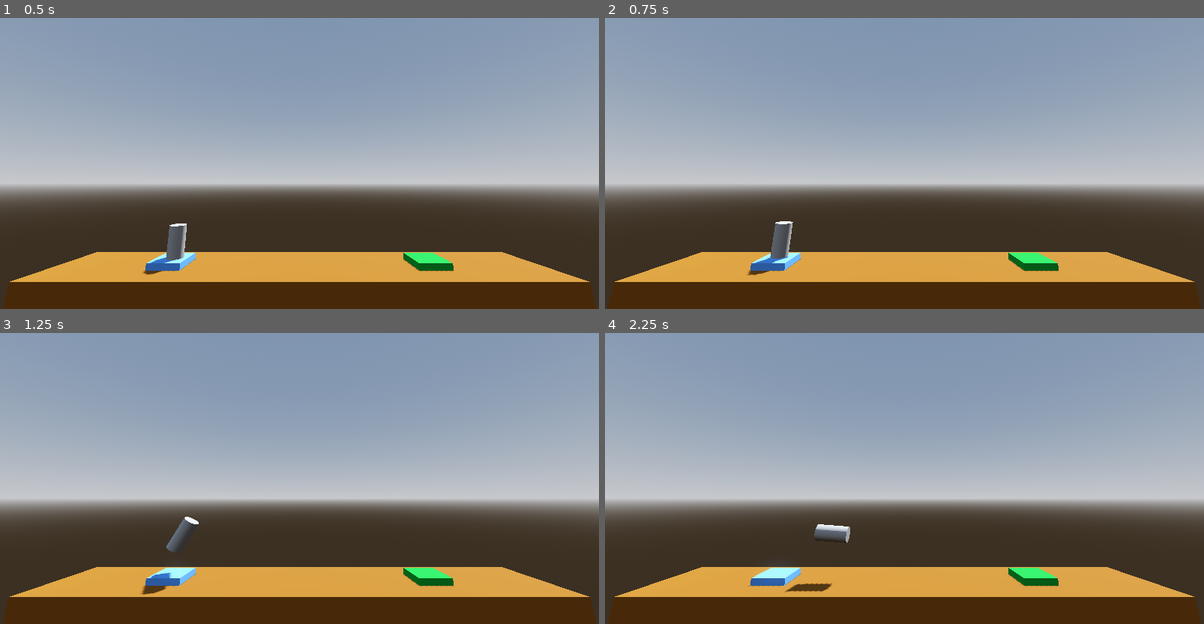
Above: before the commit, frames 1-4 (two rows, left to right).
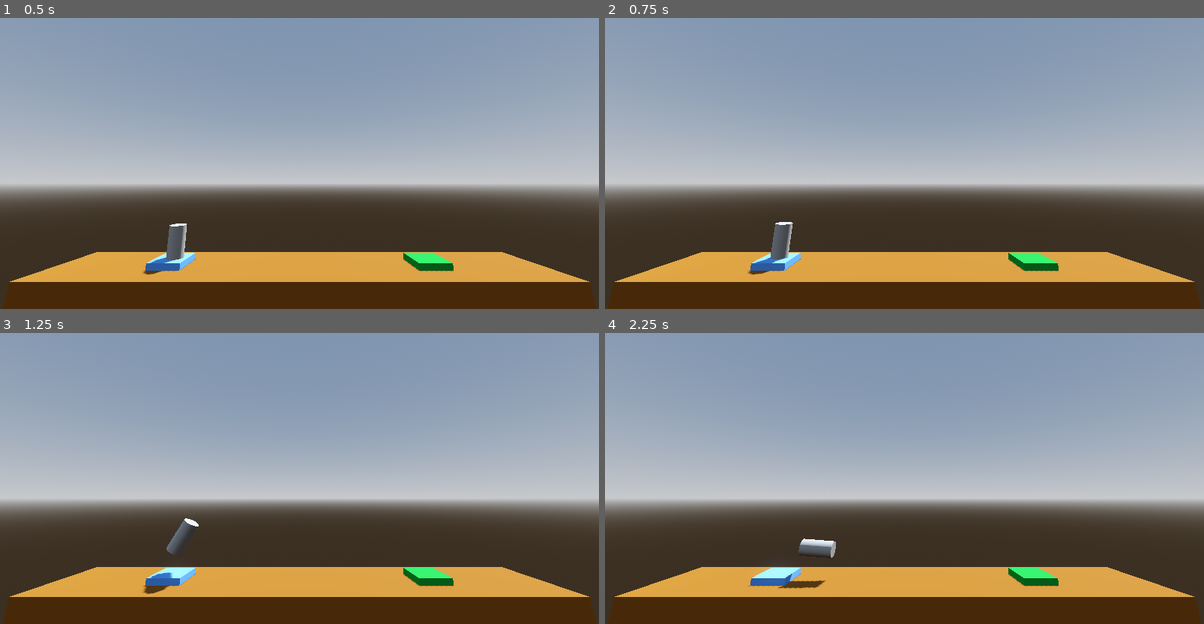
Above: after the commit, the same moments.

Repository: Velcronator/ProjectBoostGodot
Game: Godot game, scene res://Level/level.tscn
Two runs of this game, one before a commit and one after it. Both use one fixed random seed, a clock stepped at 60 frames per second and the inputs below. This scene is started directly instead of the project's main scene.
Inputs:
- Up to frame 1 (0.5 s): no input
- Up to frame 2 (0.75 s): tap Enter (ui_accept) at 0.5 s; hold Right (ui_right) from 0.53 s (still down); hold Space (boost, bound only after the commit) from 0.53 s (still down)
- Up to frame 3 (1.25 s): keep holding Right (ui_right); keep holding Space (boost, bound only after the commit); tap Enter (ui_accept) at 0.77, 0.8, 1.07 s
- Up to frame 4 (2.25 s): release Space (boost, bound only after the commit) at 1.28 s; tap Enter (ui_accept) at 1.35, 1.52, 1.82 s; tap Space (boost, bound only after the commit) at 1.55 s; release Right (ui_right) at 2.03 s; hold Left (ui_left) from 2.03 s (still down); hold Space (boost, bound only after the commit) from 2.03 s (still down)

Frame 1 is identical in both runs. In frame 2, less than 0.1% of the frame differs, in the area x 23-32%, y 69-89%; in frame 3, less than 0.1%; in frame 4, 0.8%, in the area x 28-41%, y 65-90%.

Commit message:
The Input Map

Diff:
--- a/Level/Player.gd
+++ b/Level/Player.gd
@@ -1,11 +1,11 @@
 extends RigidBody3D
 
 func _process(delta: float) -> void:
-	if Input.is_action_pressed("ui_accept"):
+	if Input.is_action_pressed("boost"):
 		apply_central_force(basis.y * delta * 1000.0)
 
-	if Input.is_action_pressed("ui_left"):
+	if Input.is_action_pressed("rotate_left"):
 		apply_torque(Vector3(0,0,100 * delta))
 
-	if Input.is_action_pressed("ui_right"):
+	if Input.is_action_pressed("rotate_right"):
 		apply_torque(Vector3(0,0,-100 * delta))
--- a/project.godot
+++ b/project.godot
@@ -14,3 +14,27 @@
 run/main_scene="res://Level/player.tscn"
 config/features=PackedStringArray("4.2", "Forward Plus")
 config/icon="res://icon.svg"
+
+[input]
+
+boost={
+"deadzone": 0.5,
+"events": [Object(InputEventKey,"resource_local_to_scene":false,"resource_name":"","device":-1,"window_id":0,"alt_pressed":false,"shift_pressed":false,"ctrl_pressed":false,"meta_pressed":false,"pressed":false,"keycode":0,"physical_keycode":32,"key_label":0,"unicode":32,"echo":false,"script":null)
+, Object(InputEventKey,"resource_local_to_scene":false,"resource_name":"","device":-1,"window_id":0,"alt_pressed":false,"shift_pressed":false,"ctrl_pressed":false,"meta_pressed":false,"pressed":false,"keycode":0,"physical_keycode":87,"key_label":0,"unicode":119,"echo":false,"script":null)
+, Object(InputEventJoypadMotion,"resource_local_to_scene":false,"resource_name":"","device":-1,"axis":1,"axis_value":-1.0,"script":null)
+]
+}
+rotate_left={
+"deadzone": 0.5,
+"events": [Object(InputEventKey,"resource_local_to_scene":false,"resource_name":"","device":-1,"window_id":0,"alt_pressed":false,"shift_pressed":false,"ctrl_pressed":false,"meta_pressed":false,"pressed":false,"keycode":0,"physical_keycode":65,"key_label":0,"unicode":97,"echo":false,"script":null)
+, Object(InputEventKey,"resource_local_to_scene":false,"resource_name":"","device":-1,"window_id":0,"alt_pressed":false,"shift_pressed":false,"ctrl_pressed":false,"meta_pressed":false,"pressed":false,"keycode":0,"physical_keycode":4194319,"key_label":0,"unicode":0,"echo":false,"script":null)
+, Object(InputEventJoypadMotion,"resource_local_to_scene":false,"resource_name":"","device":-1,"axis":0,"axis_value":-1.0,"script":null)
+]
+}
+rotate_right={
+"deadzone": 0.5,
+"events": [Object(InputEventKey,"resource_local_to_scene":false,"resource_name":"","device":-1,"window_id":0,"alt_pressed":false,"shift_pressed":false,"ctrl_pressed":false,"meta_pressed":false,"pressed":false,"keycode":0,"physical_keycode":68,"key_label":0,"unicode":100,"echo":false,"script":null)
+, Object(InputEventKey,"resource_local_to_scene":false,"resource_name":"","device":-1,"window_id":0,"alt_pressed":false,"shift_pressed":false,"ctrl_pressed":false,"meta_pressed":false,"pressed":false,"keycode":0,"physical_keycode":4194321,"key_label":0,"unicode":0,"echo":false,"script":null)
+, Object(InputEventJoypadMotion,"resource_local_to_scene":false,"resource_name":"","device":-1,"axis":0,"axis_value":1.0,"script":null)
+]
+}
